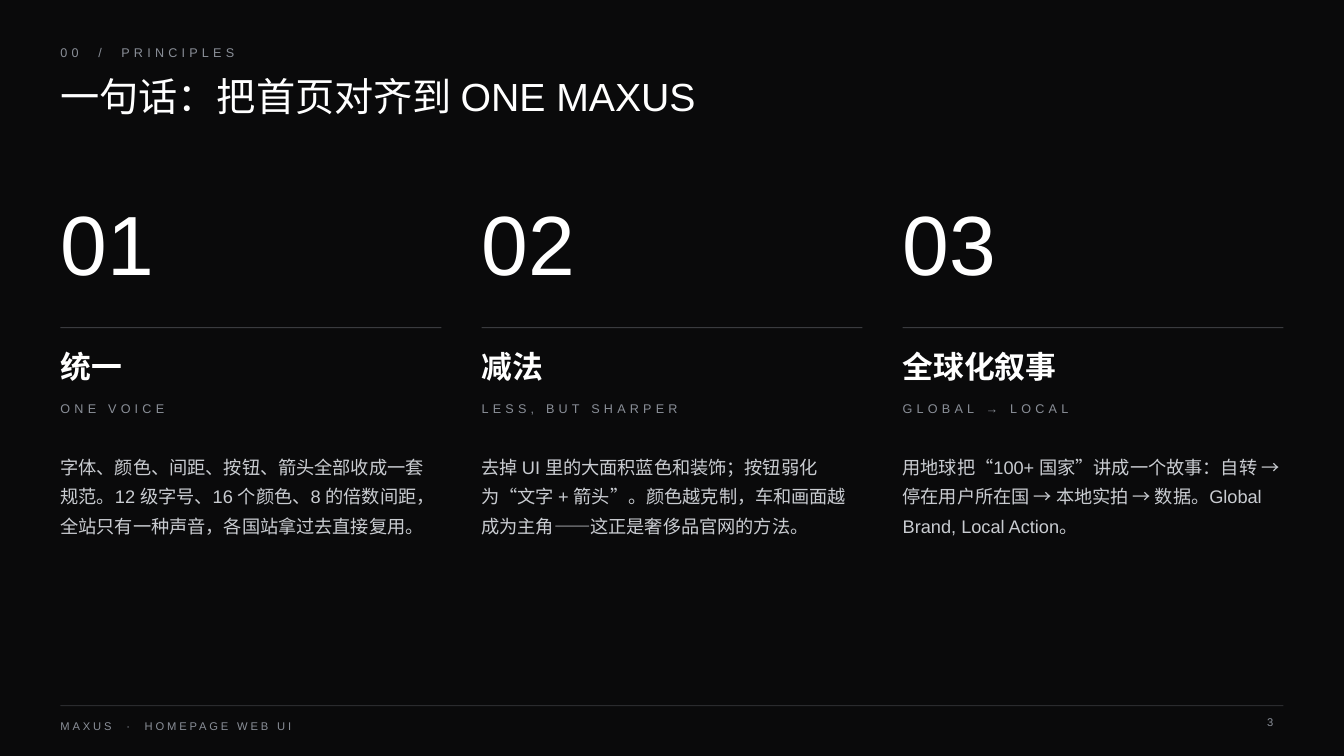
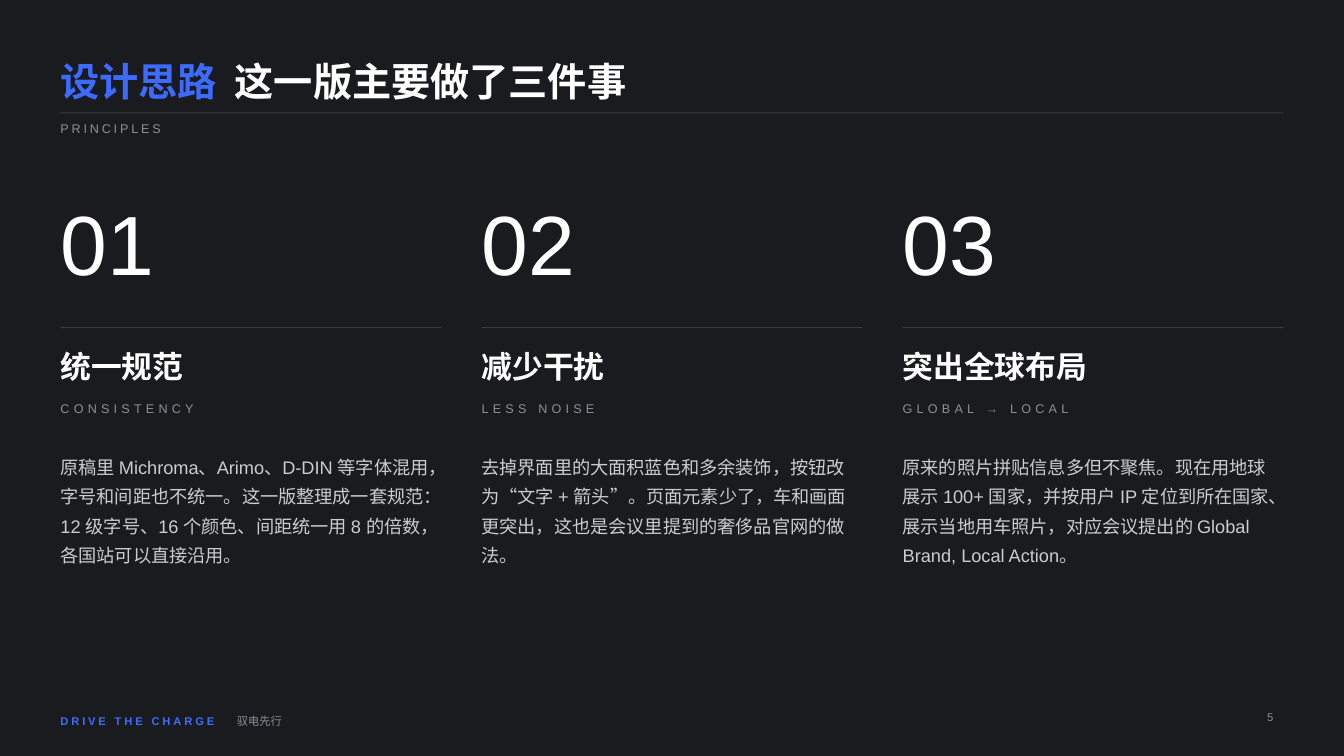
Before and after one commit to deko009/Claude, a slide deck: slide 5 of deck/MAXUS_首页WebUI_设计解说.pptx (slide 3 before the commit). Drawn at 1344x756 pixels with LibreOffice and Linux fonts; fonts in the diff are those of the drawing. Boxes give left, top, right and bottom in pixels: in the first picture for what was removed or moved away, otherwise in the second. Text is boxed around its words. In the diff, an @@ line names an element or a change of style, - is before the commit and + after.

```diff
--- a/deck/MAXUS_首页WebUI_设计解说.pptx
+++ b/deck/MAXUS_首页WebUI_设计解说.pptx
@@ background #0A0A0B to #1A1B1F @@
@@ text removed at (x1=60, y1=78, x2=695, y2=115) @@
-一句话：把首页对齐到 ONE MAXUS
@@ text added at (x1=60, y1=62, x2=627, y2=100), 28 pt, text #FFFFFF, bold @@
+设计思路 这一版主要做了三件事
@@ line added from (60, 113) to (1284, 113), #3A3B41 0.75 pt @@
@@ text at (x1=60, y1=124, x2=160, y2=133): text changed @@
-00 / PRINCIPLES
+PRINCIPLES
@@ line (60, 328) - (442, 328): stroke #3A3B3F 0.75 pt to #3A3B41 0.75 pt @@
@@ line (482, 328) - (863, 328): stroke #3A3B3F 0.75 pt to #3A3B41 0.75 pt @@
@@ line (903, 328) - (1284, 328): stroke #3A3B3F 0.75 pt to #3A3B41 0.75 pt @@
@@ text at (x1=60, y1=351, x2=183, y2=381): text changed @@
-统一
+统一规范
@@ text at (x1=482, y1=352, x2=605, y2=381): text changed @@
-减法
+减少干扰
@@ text at (x1=903, y1=351, x2=1087, y2=381): text changed @@
-全球化叙事
+突出全球布局
@@ text at (x1=60, y1=404, x2=193, y2=413): text changed @@
-ONE VOICE
+CONSISTENCY
@@ text at (x1=482, y1=404, x2=594, y2=413): text changed @@
-LESS, BUT SHARPER
+LESS NOISE
@@ text at (x1=60, y1=458, x2=447, y2=564): text changed @@
-字体、颜色、间距、按钮、箭头全部收成一套规范。12 级字号、16 个颜色、8 的倍数间距，全站只有一种声音，各国站拿过去直接复用。
+原稿里 Michroma、Arimo、D-DIN 等字体混用，字号和间距也不统一。这一版整理成一套规范：12 级字号、16 个颜色、间距统一用 8 的倍数，各国站可以直接沿用。
@@ text at (x1=482, y1=458, x2=846, y2=563): text changed @@
-去掉 UI 里的大面积蓝色和装饰；按钮弱化为“文字 + 箭头”。颜色越克制，车和画面越成为主角——这正是奢侈品官网的方法。
+去掉界面里的大面积蓝色和多余装饰，按钮改为“文字 + 箭头”。页面元素少了，车和画面更突出，这也是会议里提到的奢侈品官网的做法。
@@ text at (x1=903, y1=458, x2=1287, y2=565): text changed @@
-用地球把“100+ 国家”讲成一个故事：自转 → 停在用户所在国 → 本地实拍 → 数据。Global Brand, Local Action。
+原来的照片拼贴信息多但不聚焦。现在用地球展示 100+ 国家，并按用户 IP 定位到所在国家、展示当地用车照片，对应会议提出的 Global Brand, Local Action。
@@ line removed from (60, 706) to (1284, 706) @@
@@ text added at (x1=60, y1=717, x2=215, y2=725), 8 pt, text #3D6BFF, bold @@
+DRIVE THE CHARGE
@@ text added at (x1=237, y1=716, x2=282, y2=726), 8 pt, text #8A8F98 @@
+驭电先行
@@ page number removed at (x1=1267, y1=718, x2=1273, y2=726) @@
-3
@@ page number added at (x1=1267, y1=713, x2=1273, y2=721), 8 pt, text #8A8F98 @@
+5
@@ text removed at (x1=60, y1=722, x2=111, y2=730) @@
-MAXUS · HOMEPAGE WEB UI
```
Also in this commit, not shown: 24 other slides changed, 4 slides added, 2 slides removed, 3 other files.
